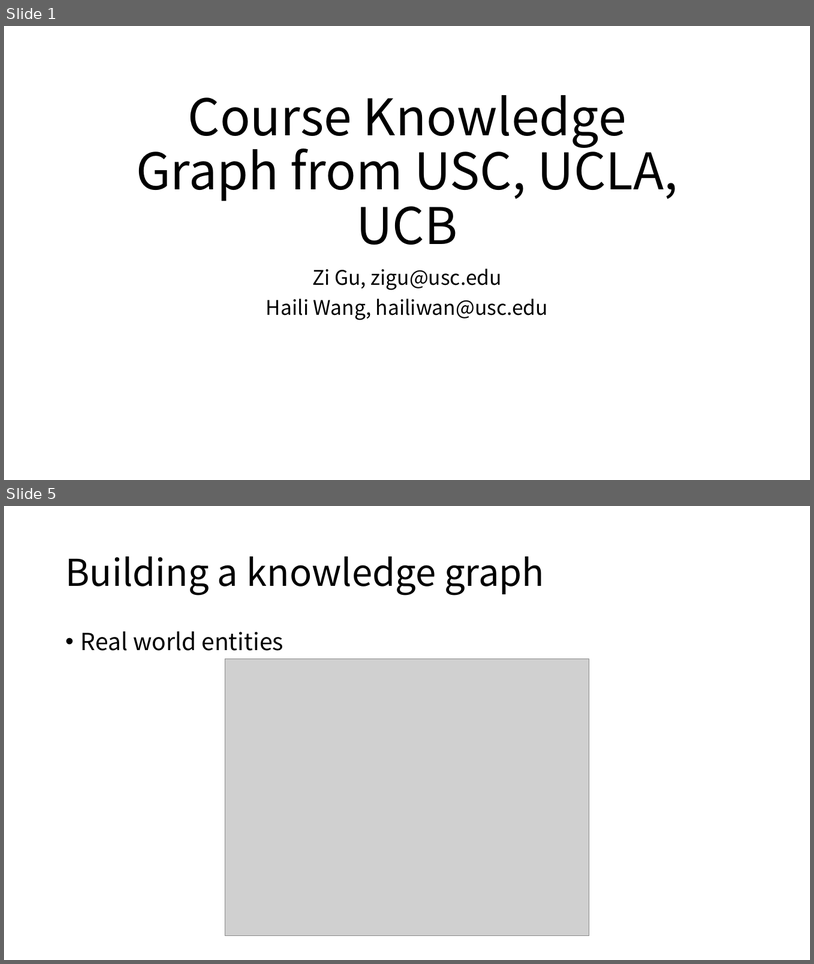
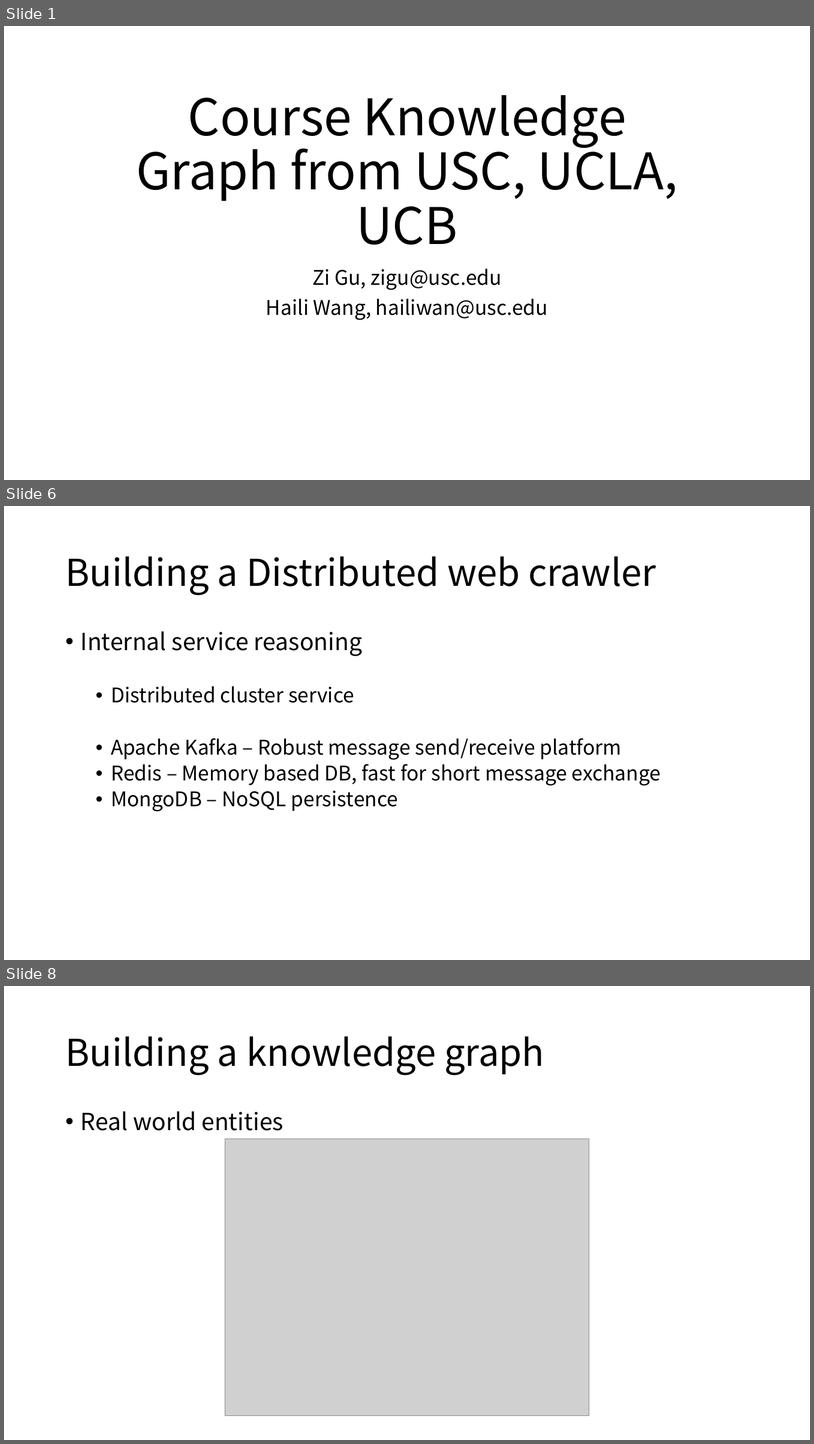
Before and after one commit to GUZiGit/INF558Group, a slide deck: Documents/FinalPresentation/finalPre.pptx. Shown one above the other, each under a label of ours: slides 1 and 5 before the commit, slides 1, 6 and 8 after it; the slides between them are not shown. The pictures are 814x964 and 814x1444 pixels, drawn with LibreOffice and Linux fonts; fonts in the diff are those of the drawing; grey boxes stand for pictures. Boxes give left, top, right and bottom in pixels: in the first picture for what was removed or moved away, otherwise in the second. Text is boxed around its words. In the diff, an @@ line names an element or a change of style, - is before the commit and + after.

```diff
--- a/Documents/FinalPresentation/finalPre.pptx
+++ b/Documents/FinalPresentation/finalPre.pptx
@@ slide 6 added at [4, 506, 810, 960], background #FFFFFF @@
@@ title added at [65, 556, 656, 595], 44 pt, text #000000 @@
+Building a Distributed web crawler
@@ text added at [81, 631, 661, 811], 24 pt, text #000000 @@
+• Internal service reasoning
+  • Distributed cluster service
+  • Apache Kafka – Robust message send/receive platform
+  • Redis – Memory based DB, fast for short message exchange
+  • MongoDB – NoSQL persistence
@@ what was slide 5 is now slide 8 @@
```
Also in this commit, not shown: 5 slides changed, 4 other slides added, 1 other file.
